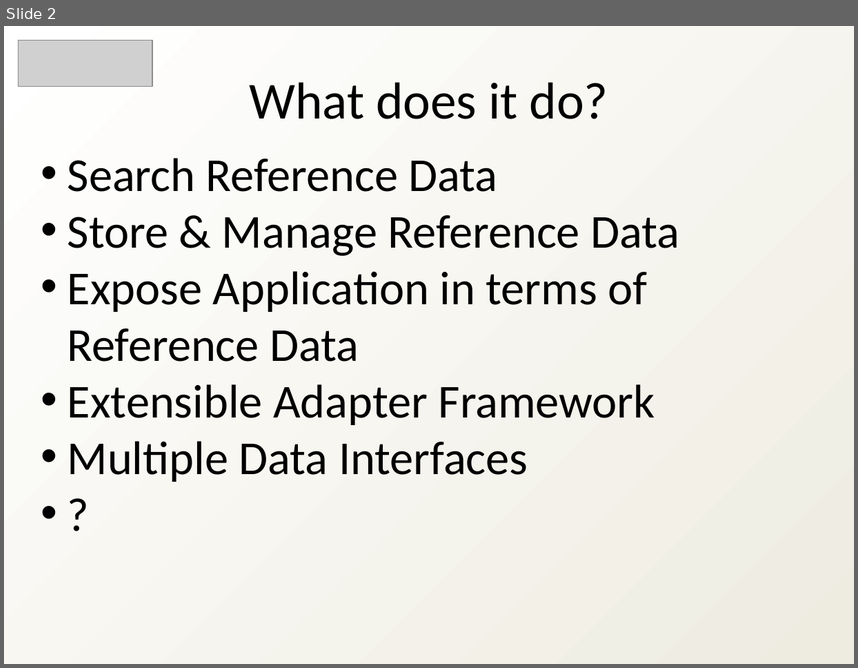
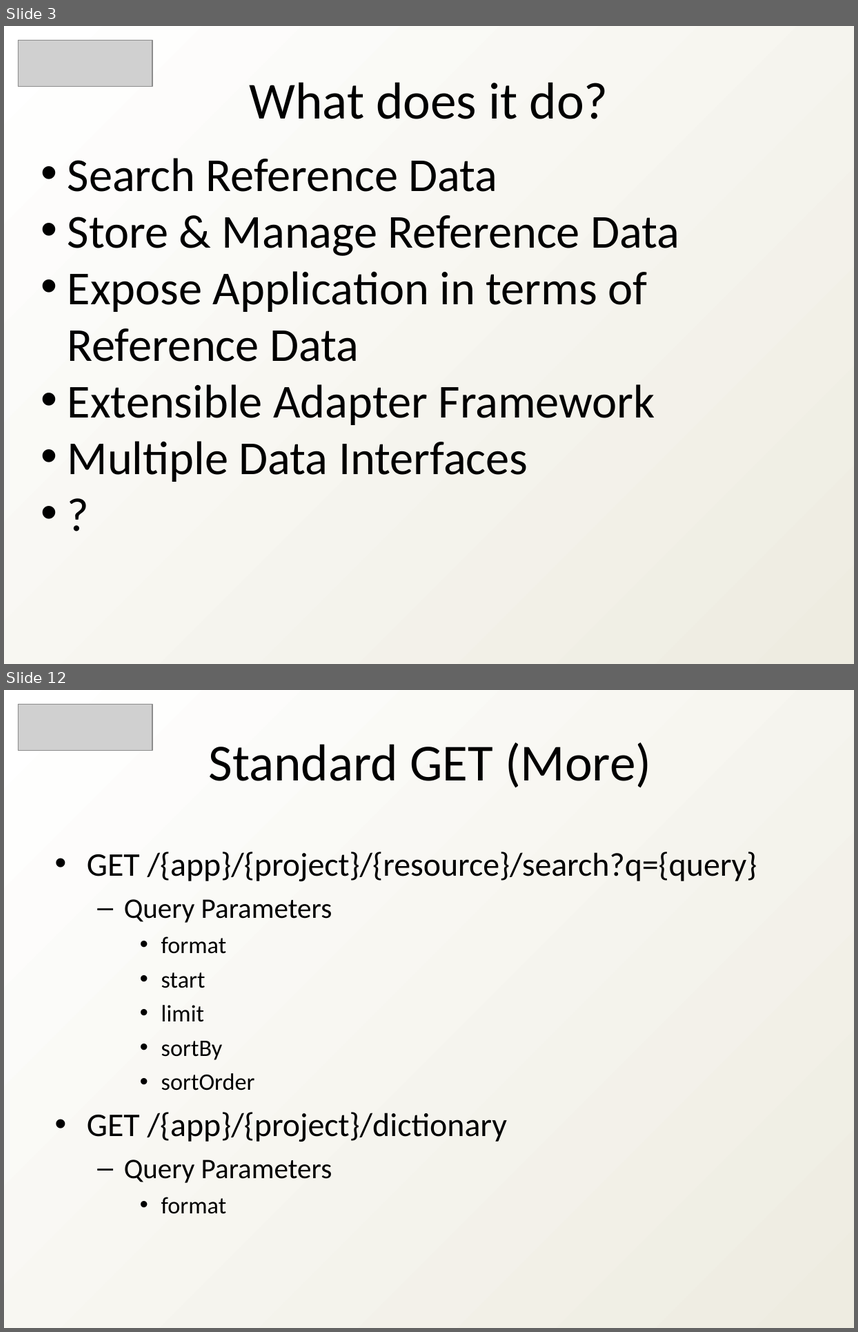
Before and after one commit to heyena/iring-tools, a slide deck: trunk/Documentation/iRINGTools_Overview_v2.1.0.ppt. Shown one above the other, each under a label of ours: slide 2 before the commit, slides 3 and 12 after it; the slides between them are not shown. The pictures are 858x668 and 858x1332 pixels, drawn with LibreOffice and Linux fonts; fonts in the diff are those of the drawing; grey boxes stand for pictures. Boxes give left, top, right and bottom in pixels: in the first picture for what was removed or moved away, otherwise in the second. Text is boxed around its words. In the diff, an @@ line names an element or a change of style, - is before the commit and + after.

```diff
--- a/trunk/Documentation/iRINGTools_Overview_v2.1.0.ppt
+++ b/trunk/Documentation/iRINGTools_Overview_v2.1.0.ppt
@@ slide 12 added at bbox=[4, 690, 854, 1328], background gradient #FFFFFF to #EEECE1 @@
@@ picture added at bbox=[18, 704, 153, 750] @@
@@ text added at bbox=[208, 742, 651, 788], 44 pt, text #000000 @@
+Standard GET (More)
@@ text added at bbox=[87, 851, 757, 1214], 28 pt, text #000000 @@
+• GET /{app}/{project}/{resource}/search?q={query}
+  – Query Parameters
+    • format
+    • start
+    • limit
+    • sortBy
+    • sortOrder
+• GET /{app}/{project}/dictionary
+  – Query Parameters
+    • format
@@ what was slide 2 is now slide 3 @@
```
Also in this commit, not shown: 2 slides changed, 17 other slides added, 17 slides removed, 1 other file.
